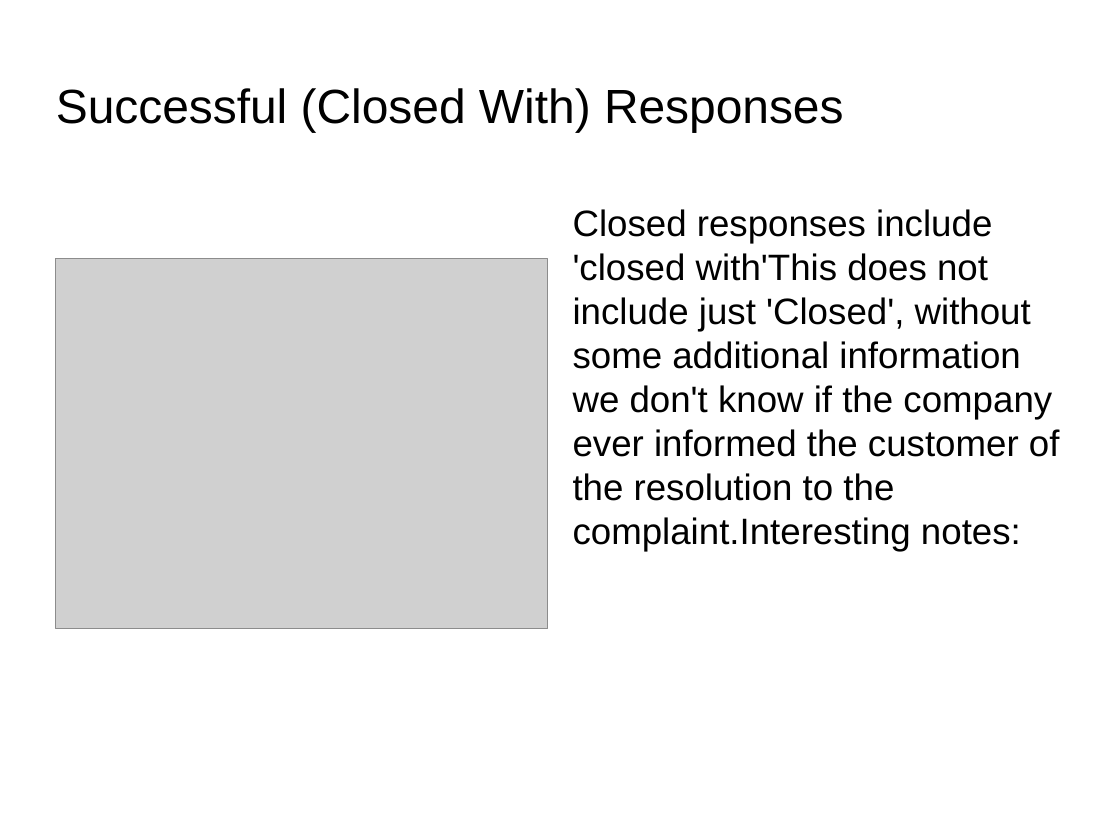
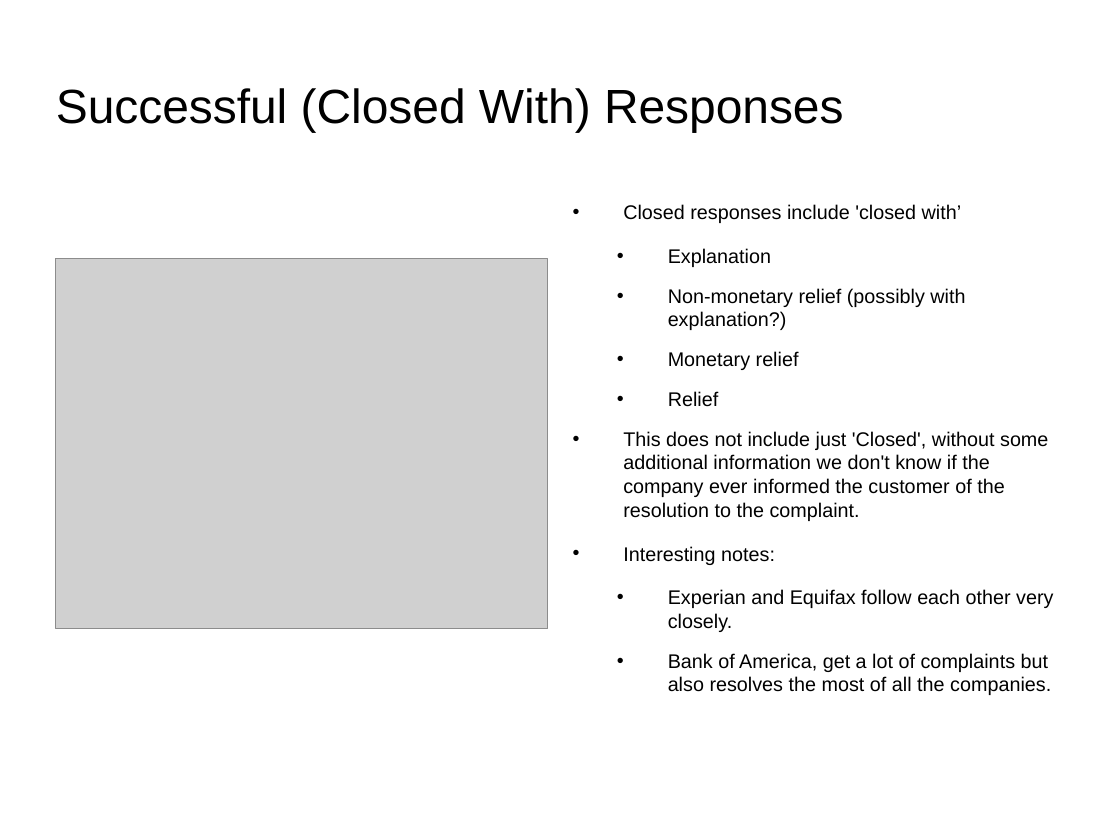
Before and after one commit to tawrahim/PCP_Final_Project, a slide deck: slide 13 of presentation.ppt (slide 12 before the commit). Drawn at 1120x840 pixels with LibreOffice and Linux fonts; fonts in the diff are those of the drawing; grey boxes stand for pictures; background and template pictures are left out. Boxes give left, top, right and bottom in pixels: in the first picture for what was removed or moved away, otherwise in the second. Text is boxed around its words. In the diff, an @@ line names an element or a change of style, - is before the commit and + after.

```diff
--- a/presentation.ppt
+++ b/presentation.ppt
@@ text at [623, 204, 1053, 695]: text changed; size 26 to 14 pt @@
-Closed responses include 'closed with'This does not include just 'Closed', without some additional information we don't know if the company ever informed the customer of the resolution to the complaint.Interesting notes:
+• Closed responses include 'closed with’
+  • Explanation
+  • Non-monetary relief (possibly with explanation?)
+  • Monetary relief
+  • Relief
+• This does not include just 'Closed', without some additional information we don't know if the company ever informed the customer of the resolution to the complaint.
+• Interesting notes:
+  • Experian and Equifax follow each other very closely.
+  • Bank of America, get a lot of complaints but also resolves the most of all the companies.
```
Also in this commit, not shown: 10 other slides changed, 1 slide added, 3 other files.
